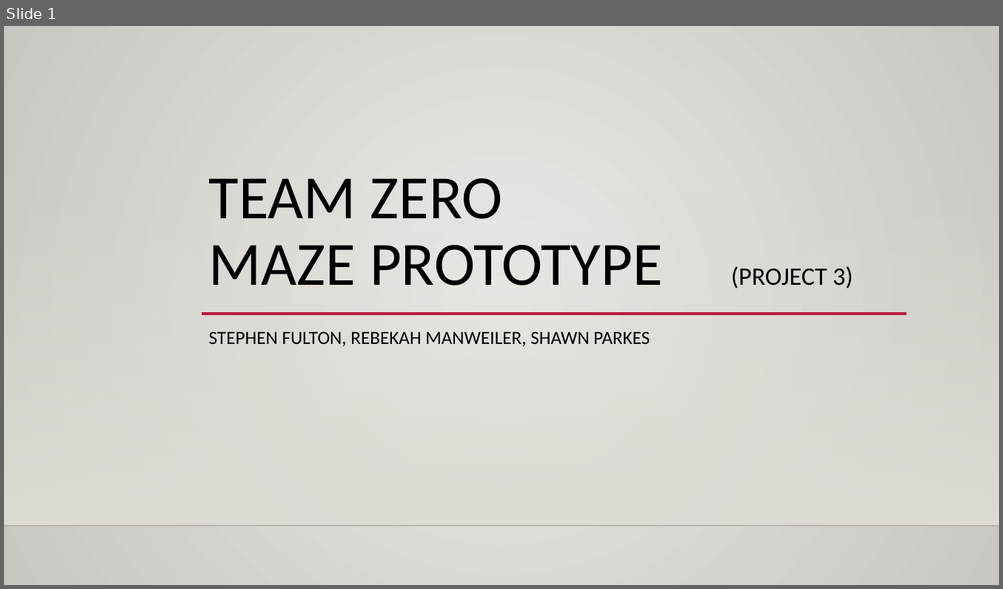
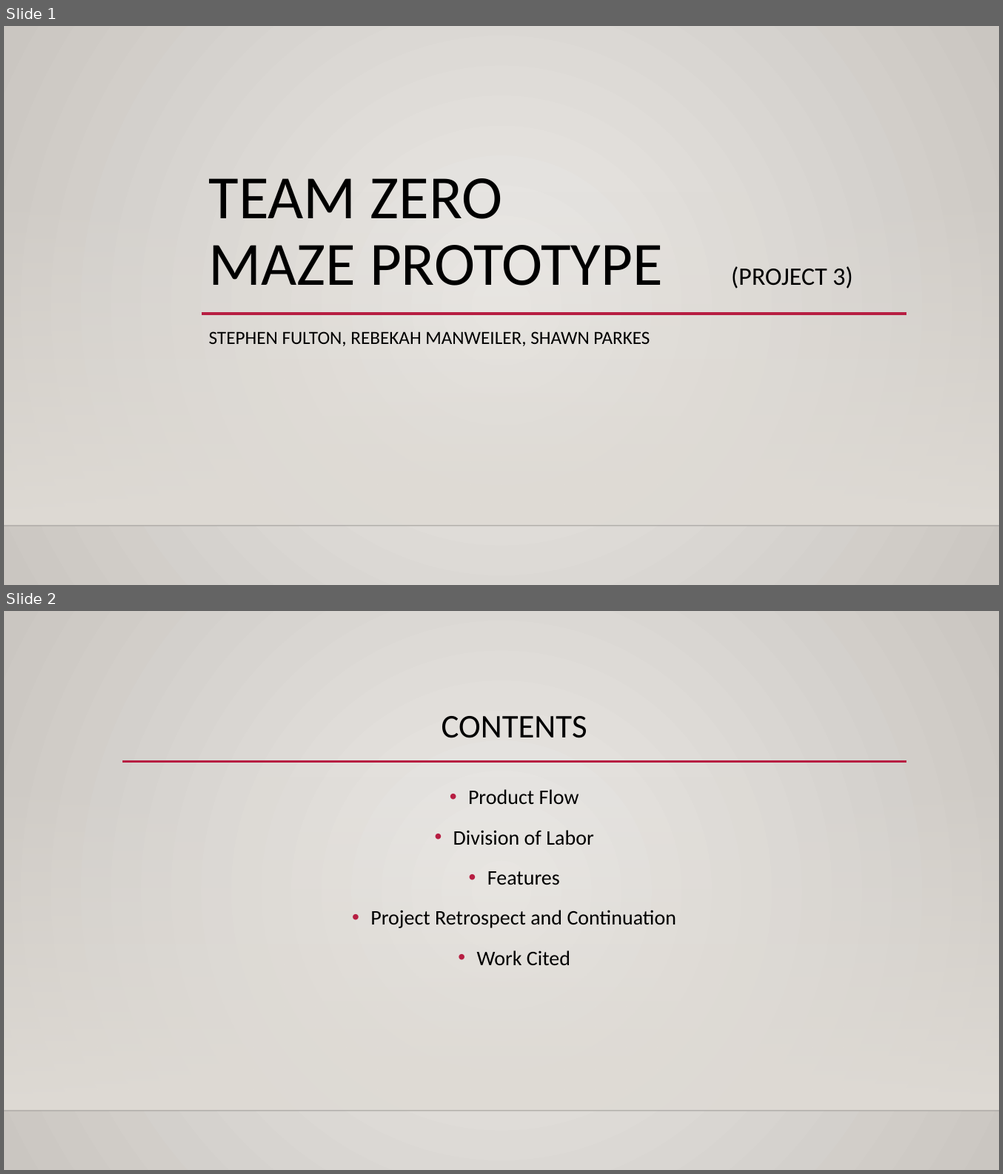
Before and after one commit to RebekahManweiler/MazeWalkThrough, a slide deck: MazePrototypePresentation.pptx. Shown one above the other, each under a label of ours: slide 1 before the commit, slides 1 and 2 after it. The pictures are 1003x589 and 1003x1174 pixels, drawn with LibreOffice and Linux fonts; fonts in the diff are those of the drawing; background and template pictures are left out. Boxes give left, top, right and bottom in pixels: in the first picture for what was removed or moved away, otherwise in the second. Text is boxed around its words. In the diff, an @@ line names an element or a change of style, - is before the commit and + after.

```diff
--- a/MazePrototypePresentation.pptx
+++ b/MazePrototypePresentation.pptx
@@ slide 2 added at (4,611,999,1170), background gradient #ECEAE7 to #CAC7C1; not listed: 2 template elements that a slide beside it also shows @@
@@ title added at (441,716,587,738), 32 pt, text #000000 @@
+CONTENTS
@@ line added from (122, 762) to (907, 762), #B71E42 2.5 pt @@
@@ text added at (370,789,677,965), 20 pt, text #000000 @@
+• Product Flow
+• Division of Labor
+• Features
+• Project Retrospect and Continuation
+• Work Cited
```
Also in this commit, not shown: 9 other slides added.
